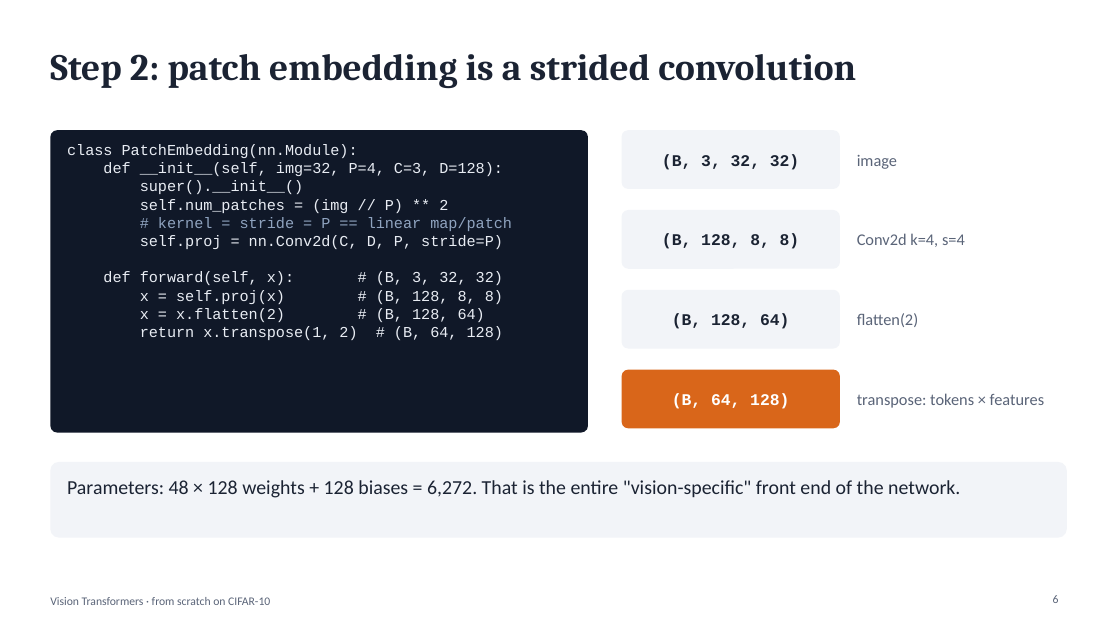
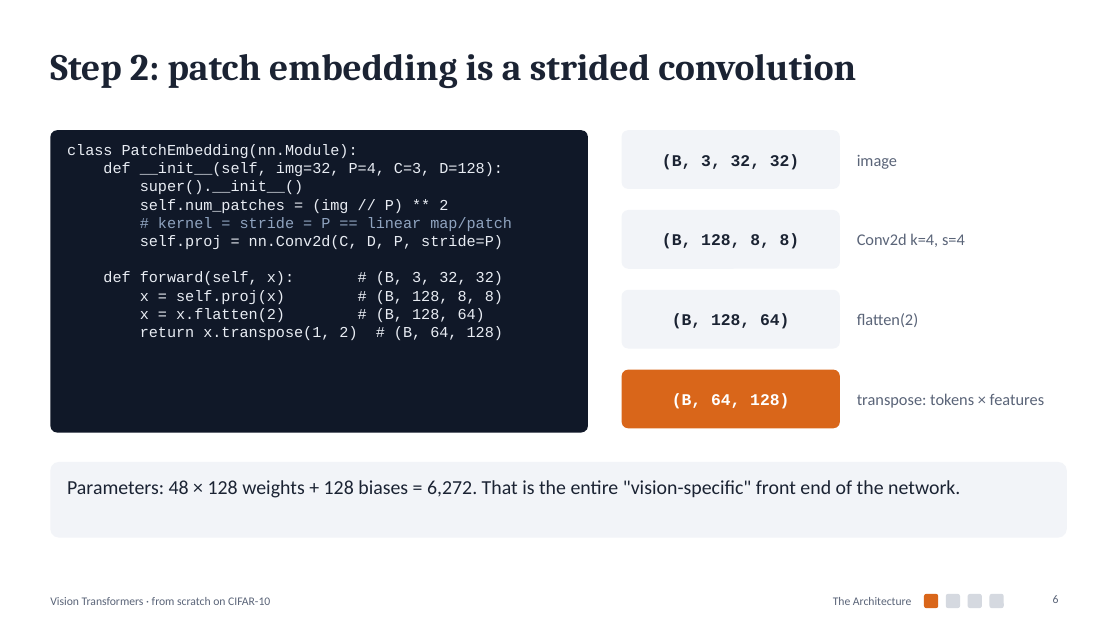
Before and after one commit to muhammadammar33/DL-presentation, a slide deck: slide 6 of ViT_Presentation.pptx. Drawn at 1120x630 pixels with LibreOffice and Linux fonts; fonts in the diff are those of the drawing. Boxes give left, top, right and bottom in pixels: in the first picture for what was removed or moved away, otherwise in the second. Text is boxed around its words. In the diff, an @@ line names an element or a change of style, - is before the commit and + after.

```diff
--- a/ViT_Presentation.pptx
+++ b/ViT_Presentation.pptx
@@ text added at [833, 597, 911, 605], 10 pt, text #5A6478 @@
+The Architecture
@@ rounded rectangle added at [924, 594, 939, 608], fill #D9661A @@
@@ rounded rectangle added at [946, 594, 960, 608], fill #D5D9E0 @@
@@ rounded rectangle added at [968, 594, 982, 608], fill #D5D9E0 @@
@@ rounded rectangle added at [990, 594, 1004, 608], fill #D5D9E0 @@
```
Also in this commit, not shown: 21 other slides changed, 3 other files.
